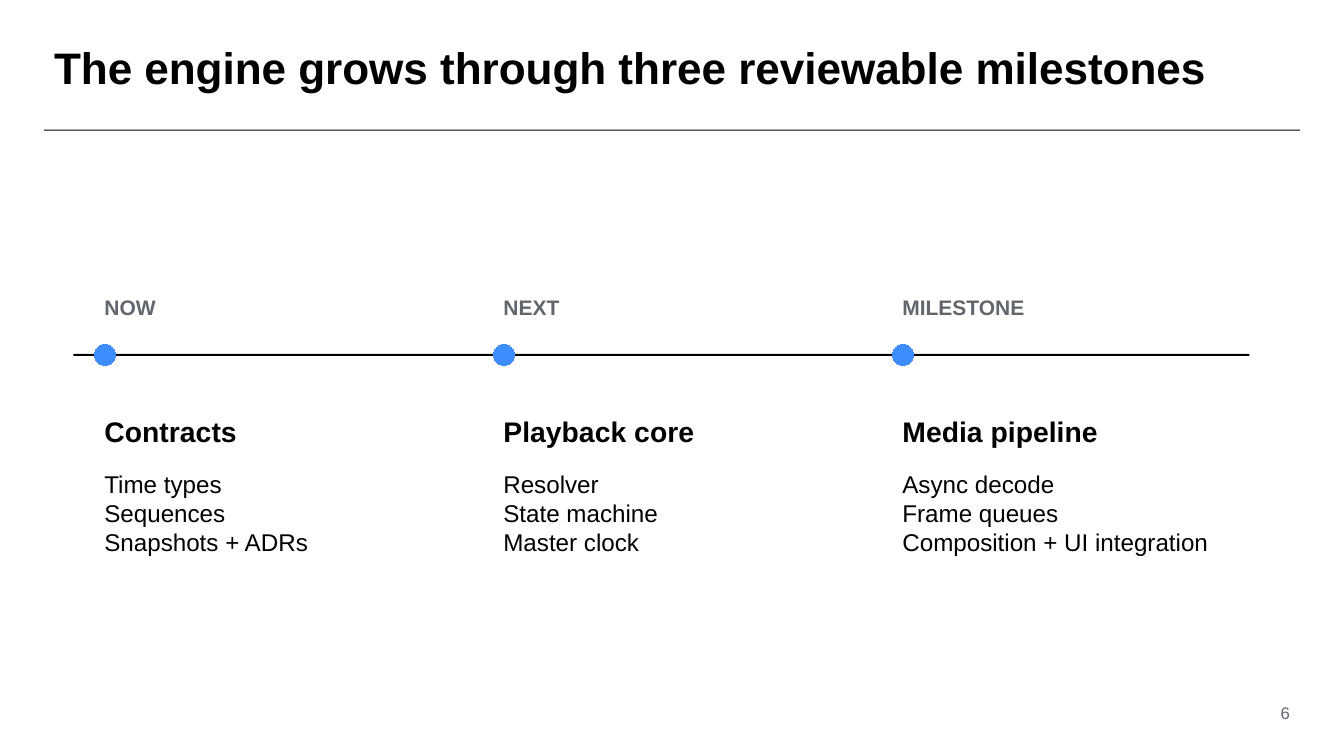
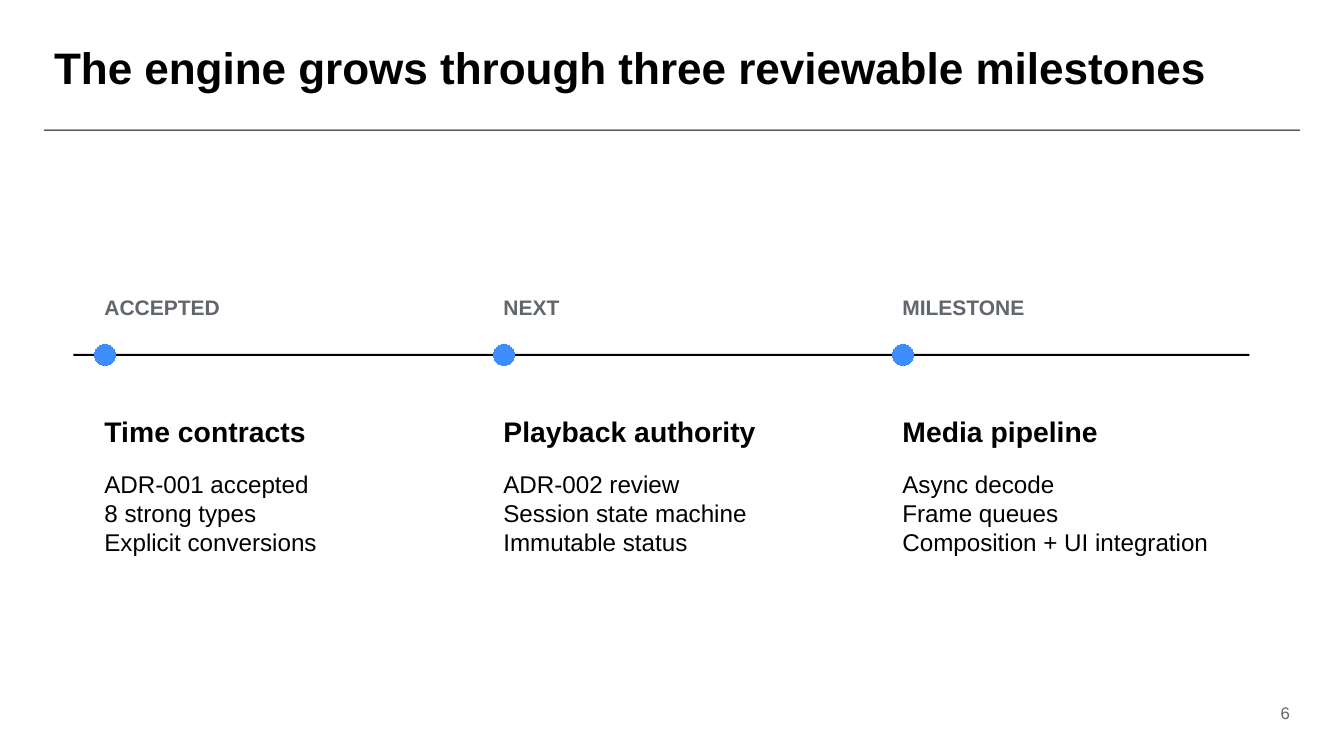
Before and after one commit to alberthsu-cl/qt-Samples, a slide deck: slide 6 of MiniEditorCoexistence/docs/Timeline-Playback-Engine-Learning.pptx. Drawn at 1344x756 pixels with LibreOffice and Linux fonts; fonts in the diff are those of the drawing. Boxes give left, top, right and bottom in pixels: in the first picture for what was removed or moved away, otherwise in the second. Text is boxed around its words. In the diff, an @@ line names an element or a change of style, - is before the commit and + after.

Commit message:
Record playback engine ADR contracts

```diff
--- a/MiniEditorCoexistence/docs/Timeline-Playback-Engine-Learning.pptx
+++ b/MiniEditorCoexistence/docs/Timeline-Playback-Engine-Learning.pptx
@@ text at [104,300,219,315]: text changed @@
-NOW
+ACCEPTED
@@ text at [104,421,306,443]: text changed @@
-Contracts
+Time contracts
@@ text at [503,421,755,448]: text changed @@
-Playback core
+Playback authority
@@ text at [104,475,317,556]: text changed @@
-Time types
-Sequences
-Snapshots + ADRs
+ADR-001 accepted
+8 strong types
+Explicit conversions
@@ text at [503,475,746,552]: text changed @@
-Resolver
-State machine
-Master clock
+ADR-002 review
+Session state machine
+Immutable status
```
Also in this commit, not shown: 1 other slide changed, 5 other files.
